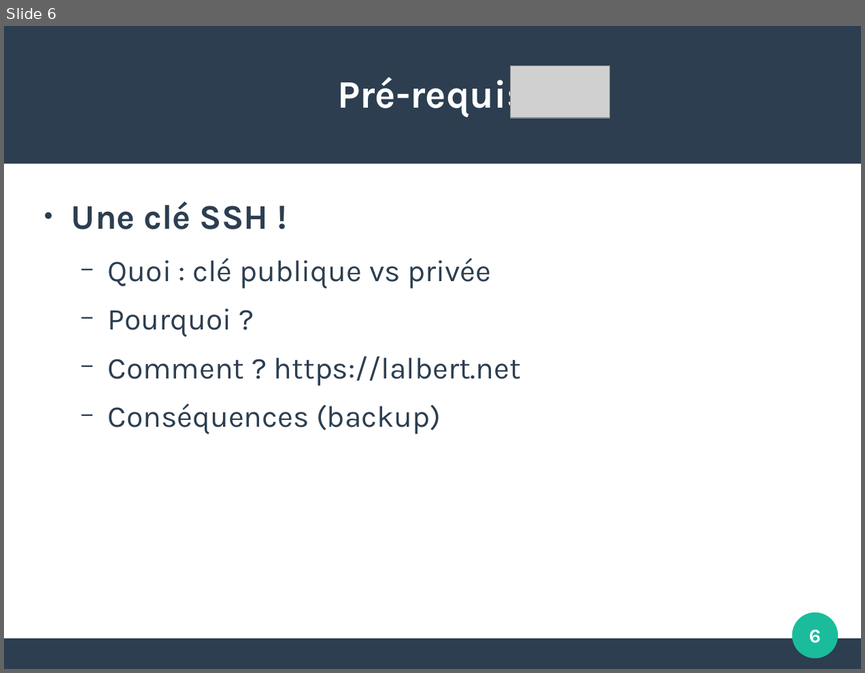
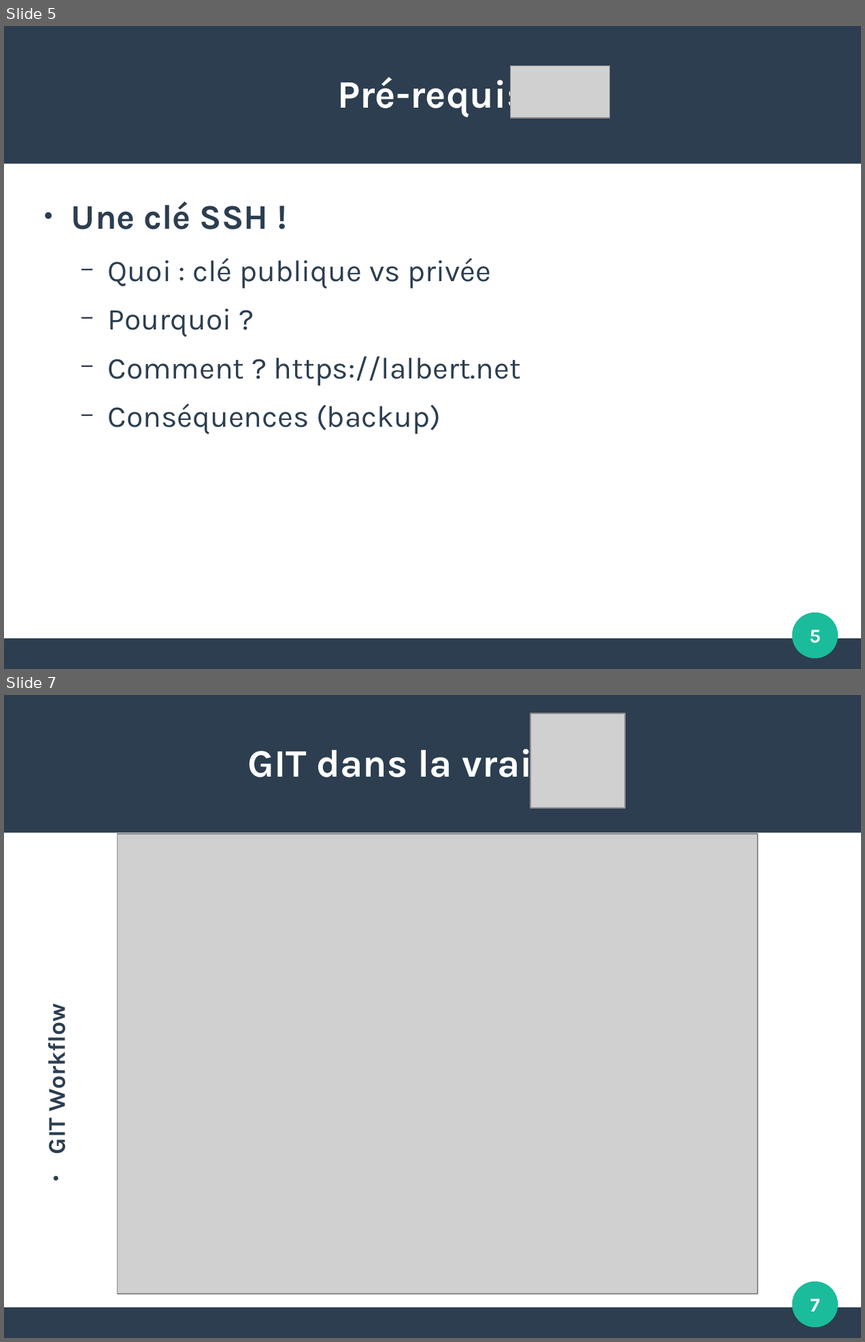
Before and after one commit to FAbOnGitHub/IntroductionGitLab, a slide deck: 20181008_initiation_GitLab_FM.odp. Shown one above the other, each under a label of ours: slide 6 before the commit, slides 5 and 7 after it; the slides between them are not shown. The pictures are 865x673 and 865x1342 pixels, drawn with LibreOffice and Linux fonts; fonts in the diff are those of the drawing; grey boxes stand for pictures; background and template pictures are left out. Boxes give left, top, right and bottom in pixels: in the first picture for what was removed or moved away, otherwise in the second. Text is boxed around its words. In the diff, an @@ line names an element or a change of style, - is before the commit and + after.

```diff
--- a/20181008_initiation_GitLab_FM.odp
+++ b/20181008_initiation_GitLab_FM.odp
@@ slide 7 added at (4,695,861,1338), background #FFFFFF; not listed: 3 template elements that a slide beside it also shows @@
@@ picture added at (530,713,626,809) @@
@@ title added at (248,742,553,786), 36 pt, text #FFFFFF, bold @@
+GIT dans la vraie vie
@@ picture added at (118,834,758,1293) @@
@@ text added at (40,1014,71,1153), 22.4 pt, text #2C3E50, bold @@
+● GIT Workflow
@@ page number added at (810,1298,819,1311), 18 pt, text #FFFFFF, bold @@
+7
@@ what was slide 6 is now slide 5 @@
@@ page number at (809,629,821,643): text changed @@
-6
+5
```
Also in this commit, not shown: 3 slides changed, 1 other slide added, 1 slide removed.
